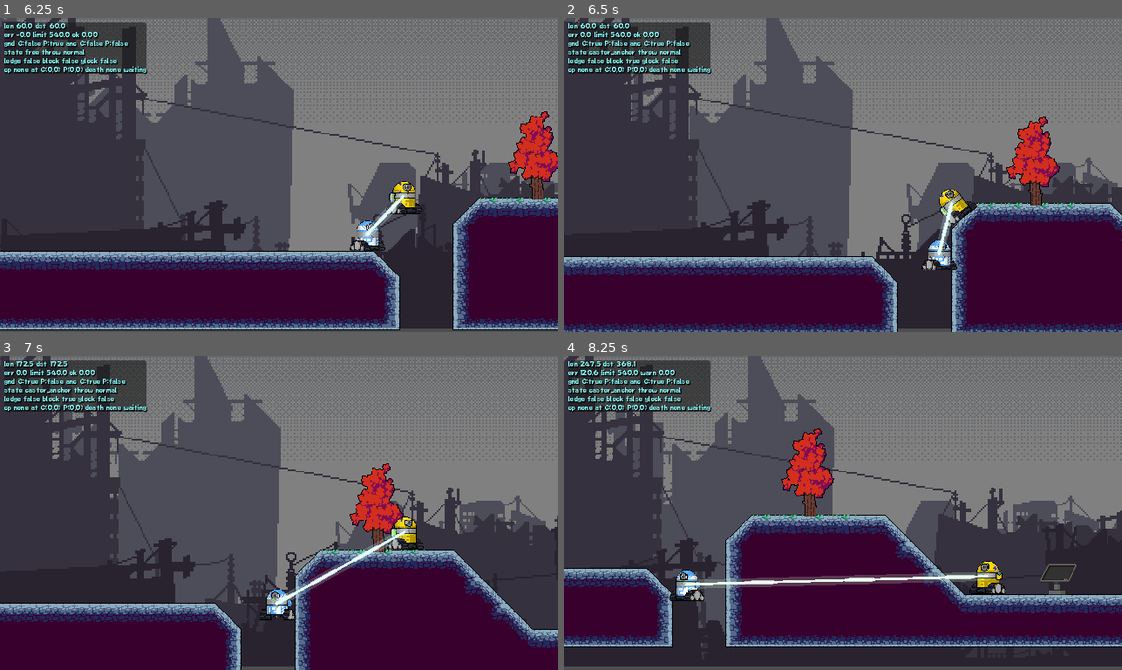
Above: before the commit, frames 1-4 (two rows, left to right).
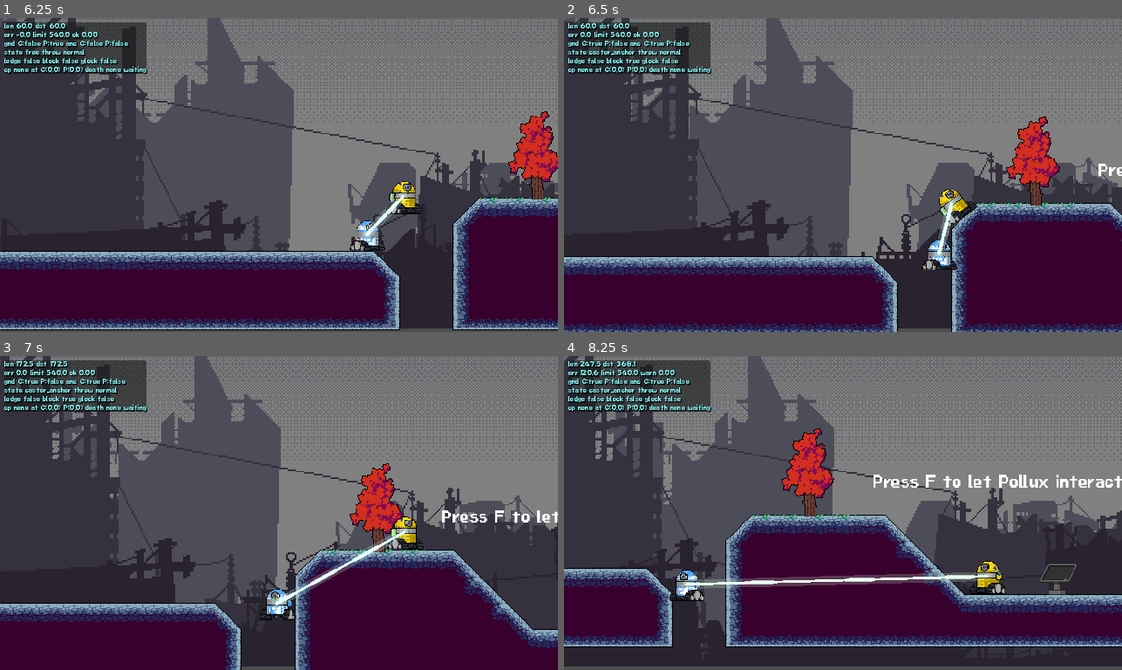
Above: after the commit, the same moments.

Repository: Bakwan-Company/Astro-Knot
Game: Godot game, scene res://levels/level_2/Level2.tscn
The game is run twice, just before and just after one commit, with the same random seed, the same clock (stepped at 60 frames per second) and the same inputs. This scene is started directly instead of the project's main scene.
Inputs:
- Up to frame 1 (6.25 s): tap F (interact) at 0.5, 1.35, 2, 2.3, 2.75, 3.05, 3.5, 4.35, 6.05 s; hold F (interact) 0.53-1.28 s; hold D (move_right) 0.53-2.03 s; tap Space (jump) at 0.77, 1.52, 3.02, 3.77, 4.52, 6.02 s; hold Q (reel_in) 2.03-2.78 s; hold A (move_left) 2.03-4.28 s; tap E (reel_out) at 2.85 s; hold F (interact) 3.53-4.28 s; tap R (throw_pollux) at 3.6 s; hold D (move_right) from 4.28 s (still down); hold F (interact) 5.03-5.78 s; tap Q (reel_in) at 5.85 s
- Up to frame 2 (6.5 s): keep holding D (move_right)
- Up to frame 3 (7 s): keep holding D (move_right); hold E (reel_out) from 6.53 s (still down); tap Space (jump) at 6.77 s; tap F (interact) at 6.8 s
- Up to frame 4 (8.25 s): release E (reel_out) at 7.28 s; tap R (throw_pollux) at 7.35 s; tap Space (jump) at 7.52 s; tap F (interact) at 7.55 s; release D (move_right) at 8.03 s; hold A (move_left) from 8.03 s (still down); hold F (interact) from 8.03 s (still down)

Frame 1 is identical in both runs. In frame 2, less than 0.1% of the frame differs, in the area x 95-100%, y 46-51%; in frame 3, 0.3%; in frame 4, 0.8%, in the area x 55-100%, y 37-42%.

Commit message:
add "press f to interact" label to level 2

Diff:
--- a/levels/level_2/Level2.tscn
+++ b/levels/level_2/Level2.tscn
@@ -529,6 +529,13 @@
 position = Vector2(-54, 2)
 valid_body_names = PackedStringArray("Castor")
 
+[node name="InteractLabel" type="Label" parent="." unique_id=46219883]
+offset_left = 690.0
+offset_top = -49.0
+offset_right = 1014.0
+offset_bottom = 17.0
+text = "Press F to let Pollux interact"
+
 [connection signal="terminal_activated" from="Terminal1" to="Door1" method="set_terminal_status"]
 [connection signal="terminal_activated" from="Terminal2" to="Door2" method="set_terminal_status"]
 [connection signal="terminal_activated" from="TerminalBigBuilding" to="DoorBigBulding" method="set_terminal_status"]
